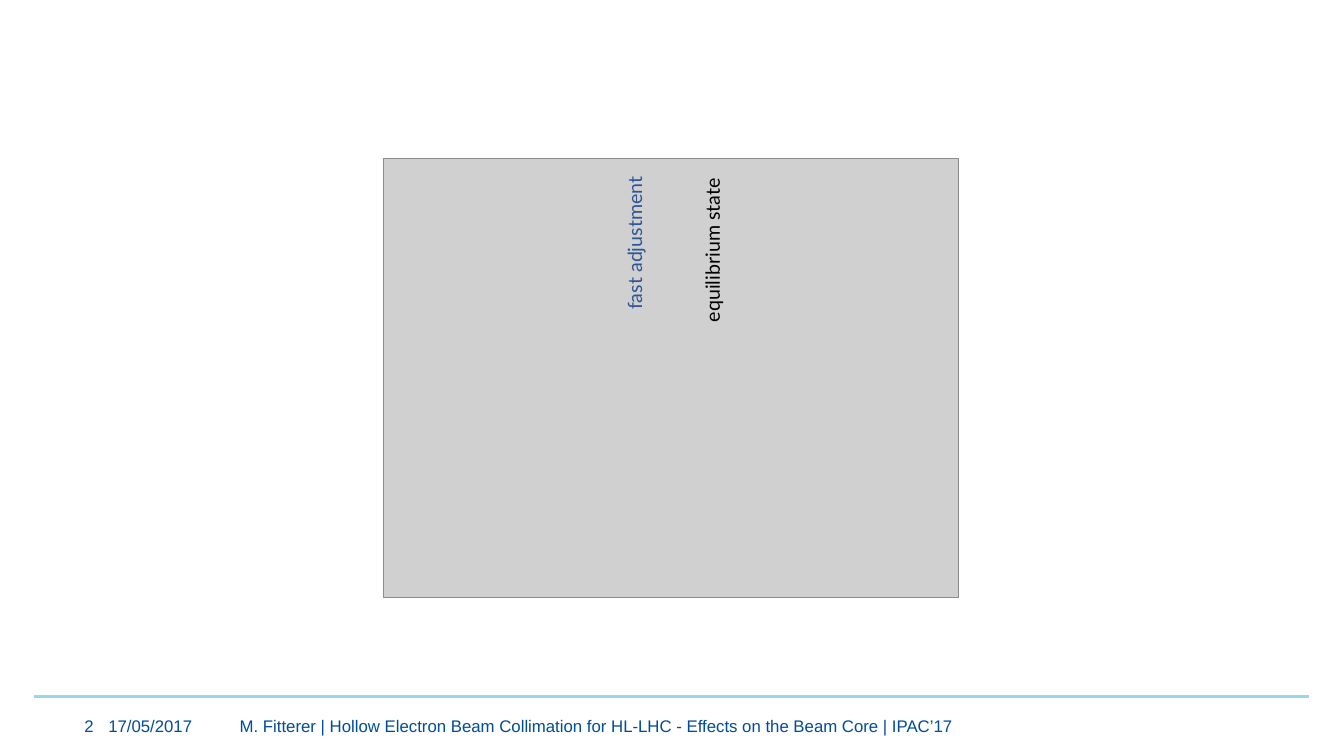
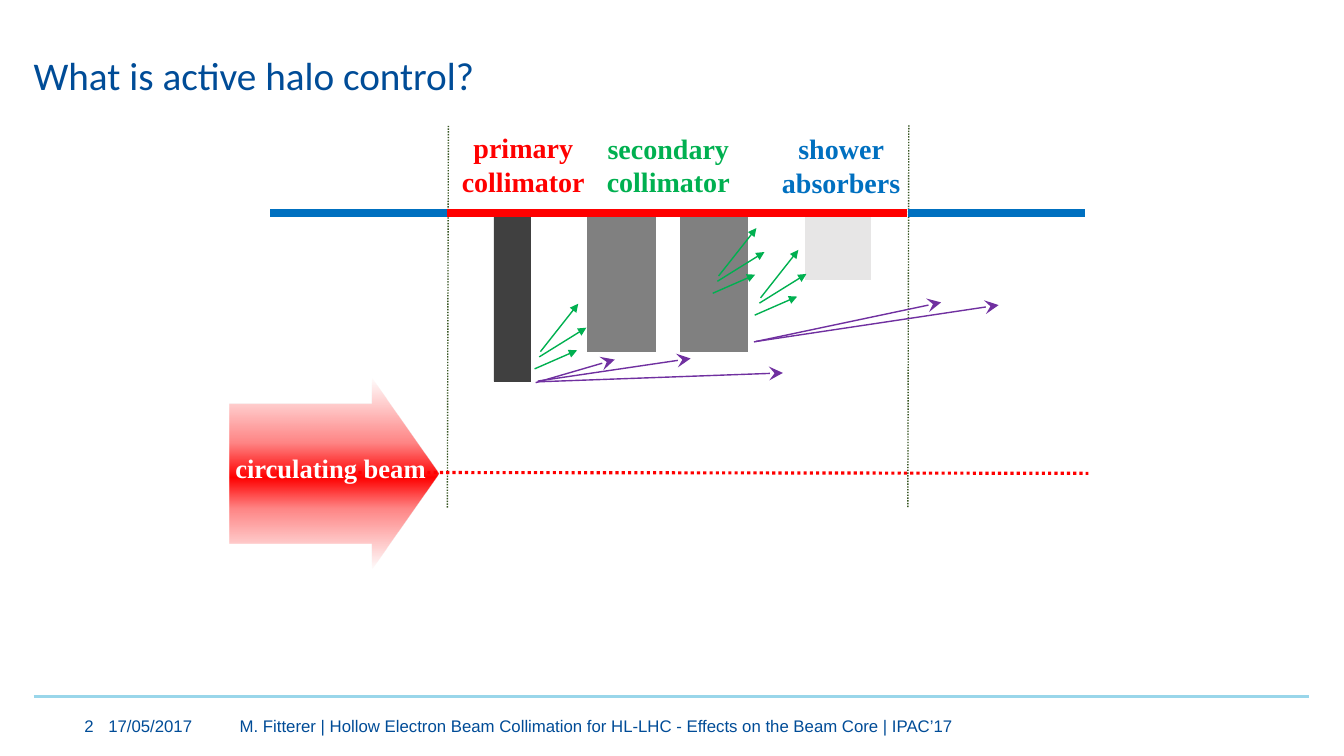
Before and after one commit to mfittere/res-ex-prstab, a slide deck: slide 2 of Pictures.pptx. Drawn at 1344x756 pixels with LibreOffice and Linux fonts; fonts in the diff are those of the drawing; grey boxes stand for pictures. Boxes give left, top, right and bottom in pixels: in the first picture for what was removed or moved away, otherwise in the second. Text is boxed around its words. In the diff, an @@ line names an element or a change of style, - is before the commit and + after.

```diff
--- a/Pictures.pptx
+++ b/Pictures.pptx
@@ title added at (x1=34, y1=62, x2=474, y2=91), 28 pt, text #004C97 @@
+What is active halo control?
@@ picture removed at (x1=384, y1=158, x2=959, y2=598) @@
@@ text removed at (x1=623, y1=185, x2=647, y2=309) @@
-fast adjustment
@@ text removed at (x1=701, y1=182, x2=725, y2=319) @@
-equilibrium state
@@ group added at (x1=230, y1=125, x2=1089, y2=570): 14 arrows, 7 rectangles, 4 texts, 3 lines, 1 right arrow @@
+primary
+collimator
+secondary
+collimator
+shower
+absorbers
+circulating beam
```
Also in this commit, not shown: 2 other slides changed, 1 slide removed, 12 other files.
